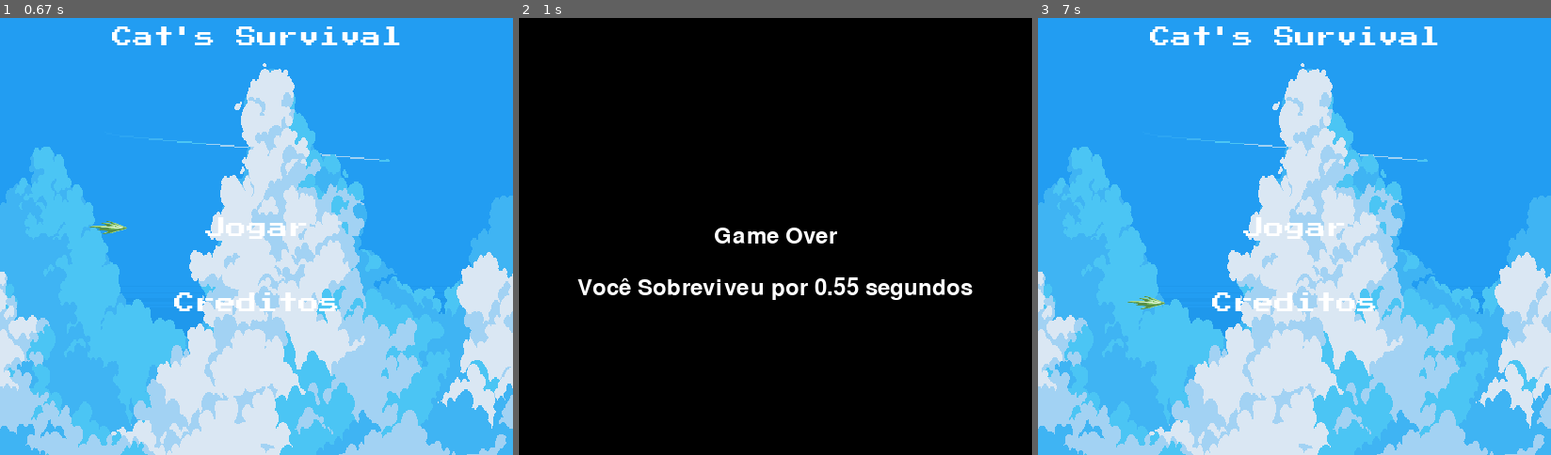
Above: before the commit, frames 1-3 (left to right).
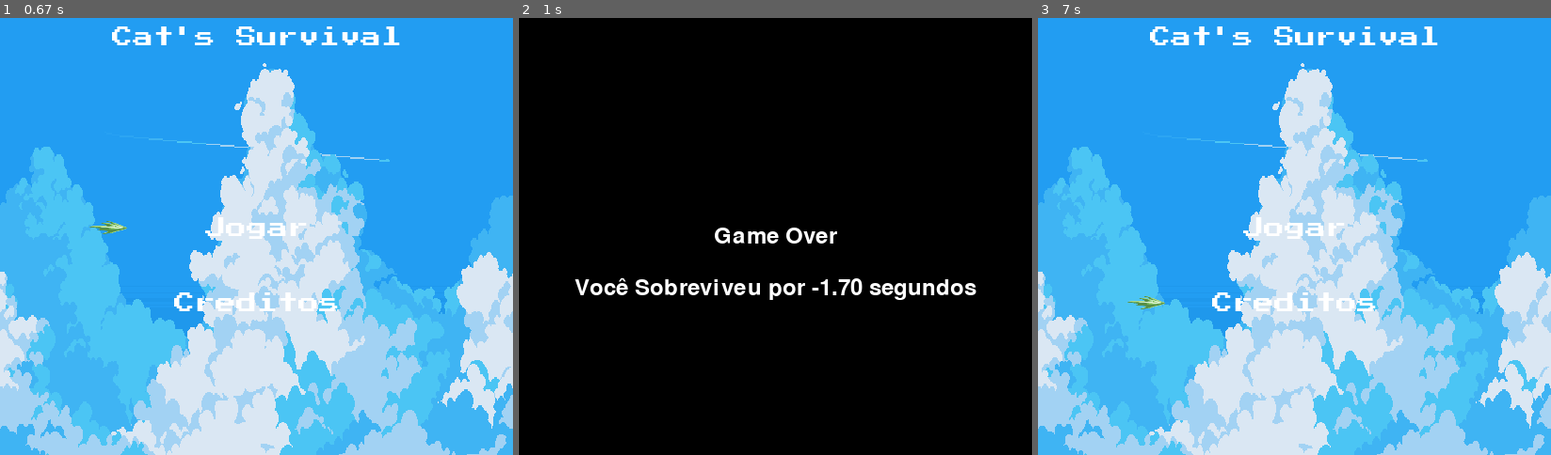
Above: after the commit, the same moments.

Repository: JJinKm/DesSoft-Pygame
Game: pygame game, started from Cat_survival.py
Two runs of this game, one before a commit and one after it. Both use one fixed random seed, a clock stepped at 60 frames per second and the inputs below.
Inputs:
- Up to frame 1 (0.67 s): tap Space at 0.33 s
- Up to frame 2 (1 s): tap Esc at 0.67 s
- Up to frame 3 (7 s): hold Down from 6.73 s (still down)

Frame 1 is identical in both runs. In frame 2, 1.8% of the frame differs, in the area x 10-90%, y 59-65%; in frame 3, nothing differs.

Commit message:
Melhorei um pouco o visual, e o tempo

Diff:
--- a/Cat_survival.py
+++ b/Cat_survival.py
@@ -37,7 +37,7 @@
 
         if state == 0:
             end_time = time.time()
-            survived_time = end_time - start_time - 0.08 if start_time is not None else 0
+            survived_time = end_time - start_time - 2.33 if start_time is not None else 0
 
             font = pygame.font.Font(None, 36)
             text = font.render(f'Game Over', True, (255, 255, 255))
@@ -48,9 +48,10 @@
             window.fill((0, 0, 0))
             window.blit(text, text_rect)
             window.blit(text2, text2_rect)
-            pygame.mixer.music.fadeout(4890)
+            pygame.mixer.music.fadeout(5000)
             pygame.display.flip()
             pygame.time.wait(5000)
+            pygame.mixer.music.stop()
             state = INIT
 
             start_time = None
--- a/assets.py
+++ b/assets.py
@@ -30,7 +30,7 @@
     assets[CURSOR_IMG_MIRROR] = pygame.transform.scale(assets['cursor_img_mirror'], (40, 20))
     assets[CREDIT_FONT] = pygame.font.Font(os.path.join(FNT_DIR, 'PressStart2P.ttf'), 18)
     assets[BACKGROUND] = []
-    for i in range(5):
+    for i in range(4):
         img = pygame.image.load(os.path.join(IMG_DIR, 'bgd{0}.png'.format(i))).convert()
         img = pygame.transform.scale(img, (WIDTH, HEIGHT))
         assets[BACKGROUND].append(img)
--- a/config.py
+++ b/config.py
@@ -12,10 +12,10 @@
 HORIZONTAL = 15
 VERTICAL = 20
 
-ARROW_WIDTH_X = 35
-ARROW_HEIGHT_X = 7
-ARROW_HEIGHT_Y = 35
-ARROW_WIDTH_Y = 7
+ARROW_WIDTH_X = 25
+ARROW_HEIGHT_X = 20
+ARROW_HEIGHT_Y = 25
+ARROW_WIDTH_Y = 20
 CHARACTER_WIDTH = 25
 CHARACTER_HEIGHT = 30
 
--- a/game_screen.py
+++ b/game_screen.py
@@ -32,7 +32,7 @@
     OVER = 2
     state = PLAYING
 
-    bgd_random = random.randint(0,4)
+    bgd_random = random.randint(0,3)
 
     t_init = pygame.time.get_ticks()
 
@@ -115,7 +115,7 @@
         if time_playing >= t_aug:
             bool_diff = True
         if bool_diff:
-            bgd_random = random.randint(0,4)
+            bgd_random = random.randint(0,3)
             current += DIFF
             current_aug += DIFF
             t_aug += 10
Binary file changed: Assets/img/Arrow.png
Binary file changed: Assets/img/bgd3.png
Binary file removed: Assets/img/bgd4.png
